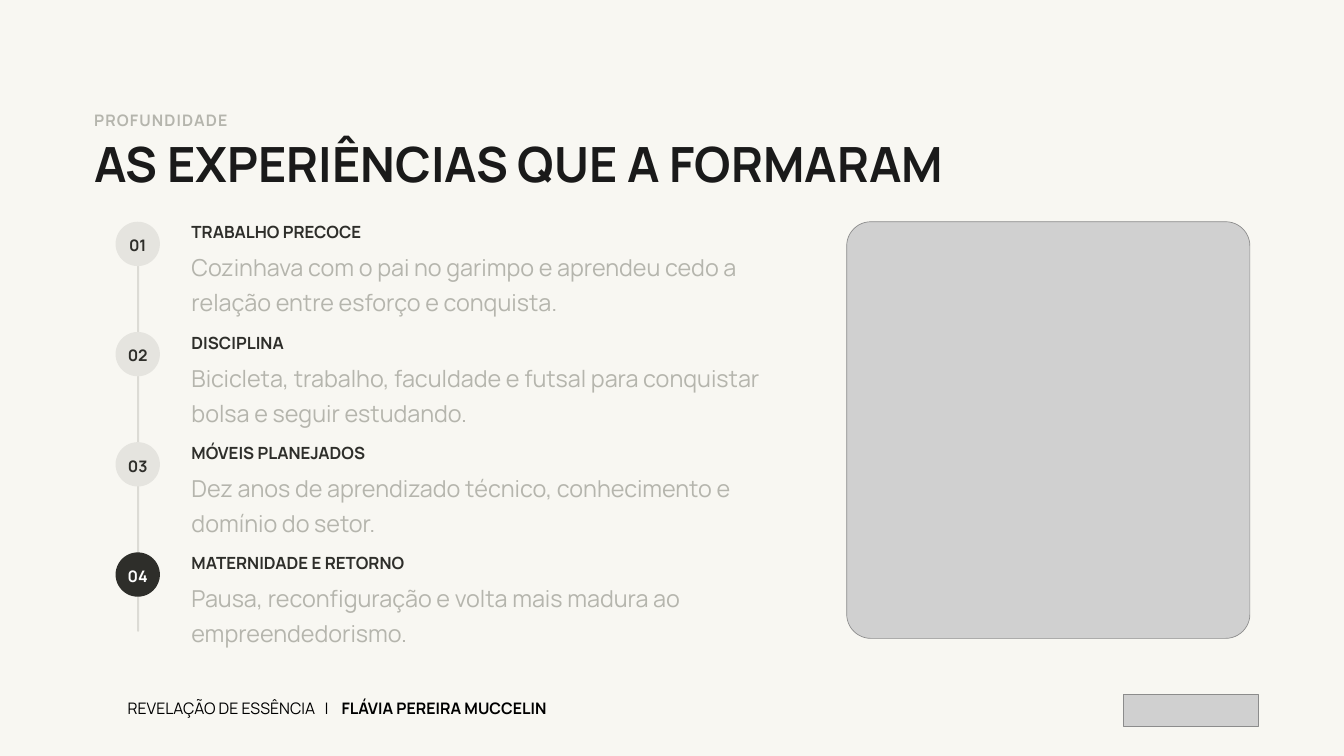
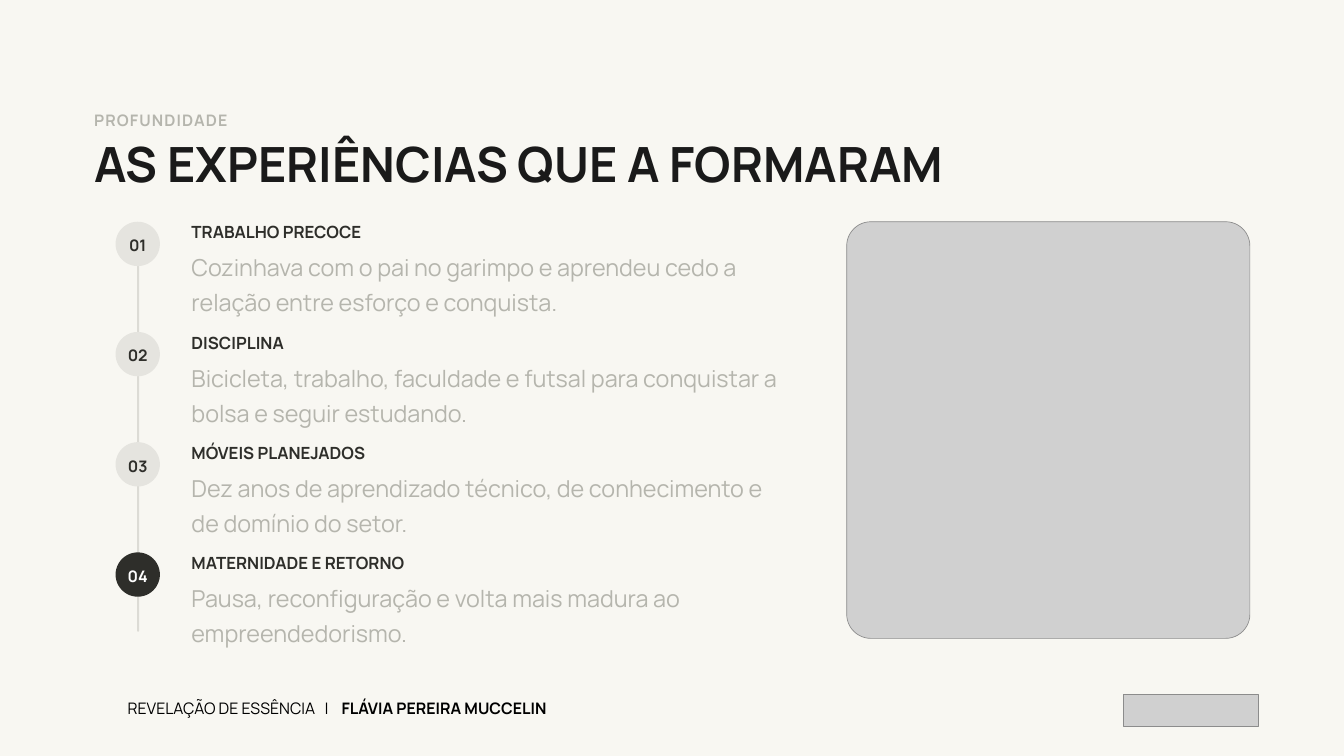
Before and after one commit to kellyalbertkabrand/Apresentacao_Revelacao_de_Essencia, a slide deck: slide 11 of Revelacao-de-Essencia-Flavia-Pereira-Muccelin.pptx (slide 7 before the commit). Drawn at 1344x756 pixels with LibreOffice and Linux fonts; fonts in the diff are those of the drawing; grey boxes stand for pictures. Boxes give left, top, right and bottom in pixels: in the first picture for what was removed or moved away, otherwise in the second. Text is boxed around its words. In the diff, an @@ line names an element or a change of style, - is before the commit and + after.

```diff
--- a/Revelacao-de-Essencia-Flavia-Pereira-Muccelin.pptx
+++ b/Revelacao-de-Essencia-Flavia-Pereira-Muccelin.pptx
@@ text at [191, 370, 777, 428]: text changed @@
-Bicicleta, trabalho, faculdade e futsal para conquistar bolsa e seguir estudando.
+Bicicleta, trabalho, faculdade e futsal para conquistar a bolsa e seguir estudando.
@@ text at [191, 479, 763, 532]: text changed @@
-Dez anos de aprendizado técnico, conhecimento e domínio do setor.
+Dez anos de aprendizado técnico, de conhecimento e de domínio do setor.
```
Also in this commit, not shown: 16 other slides changed, 7 slides added, 1 other file.
